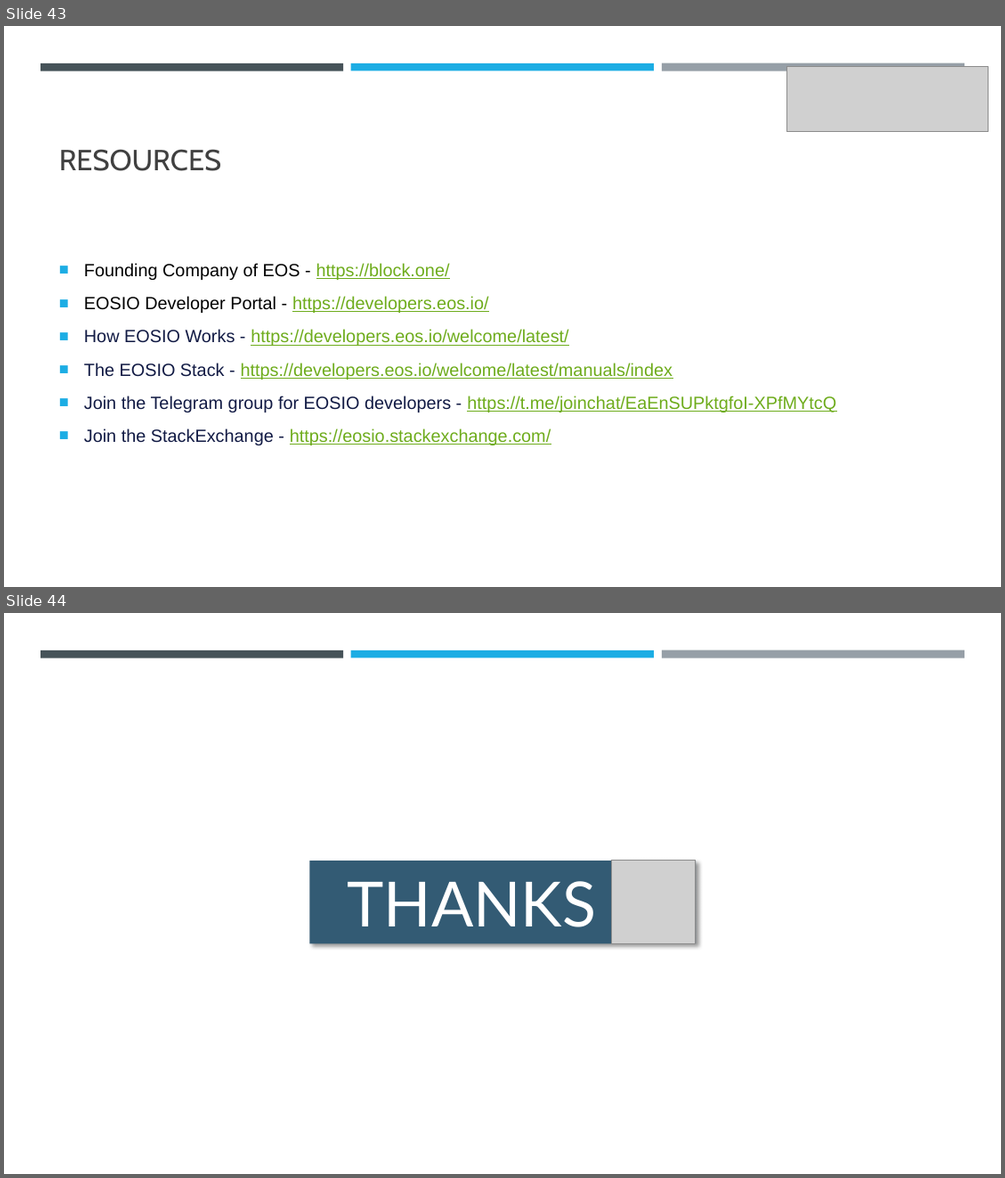
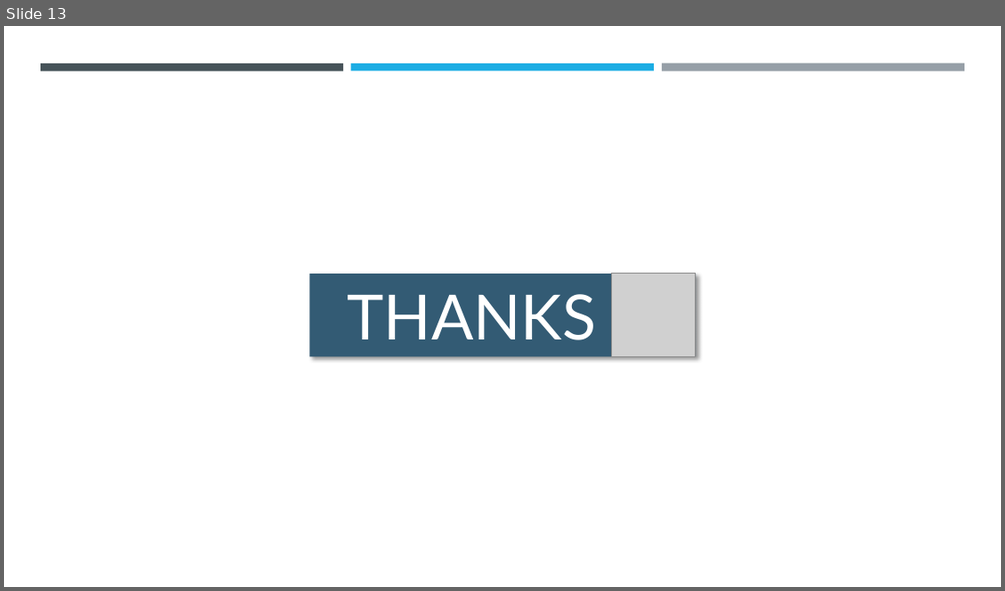
Before and after one commit to abhi3700/My_Learning_Blockchain, a slide deck: PPT.pptx. Shown one above the other, each under a label of ours: slides 43 and 44 before the commit, slide 13 after it. The pictures are 1005x1178 and 1005x591 pixels, drawn with LibreOffice and Linux fonts; fonts in the diff are those of the drawing; grey boxes stand for pictures. Boxes give left, top, right and bottom in pixels: in the first picture for what was removed or moved away, otherwise in the second. Text is boxed around its words. In the diff, an @@ line names an element or a change of style, - is before the commit and + after.

```diff
--- a/PPT.pptx
+++ b/PPT.pptx
@@ slide 43 removed at bbox=[4, 26, 1001, 587], background #FFFFFF; not listed: 3 template elements that a slide beside it also shows @@
@@ picture removed at bbox=[787, 66, 988, 131] @@
@@ title removed at bbox=[59, 149, 221, 171] @@
-RESOURCES
@@ text removed at bbox=[84, 263, 836, 445] @@
-■ Founding Company of EOS - https://block.one/
-■ EOSIO Developer Portal - https://developers.eos.io/
-■ How EOSIO Works - https://developers.eos.io/welcome/latest/
-■ The EOSIO Stack - https://developers.eos.io/welcome/latest/manuals/index
-■ Join the Telegram group for EOSIO developers - https://t.me/joinchat/EaEnSUPktgfoI-XPfMYtcQ
-■ Join the StackExchange - https://eosio.stackexchange.com/
@@ what was slide 44 is now slide 13 @@
```
Also in this commit, not shown: 4 slides changed, 3 slides added, 33 other slides removed.
